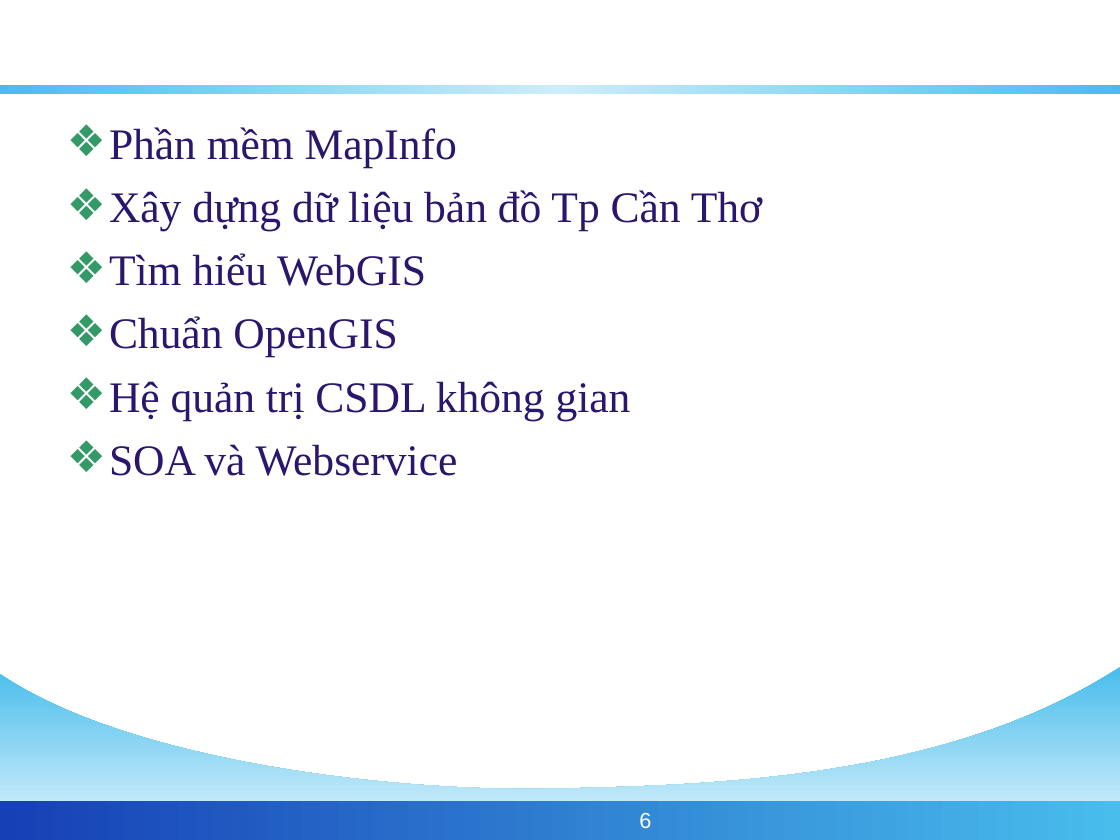
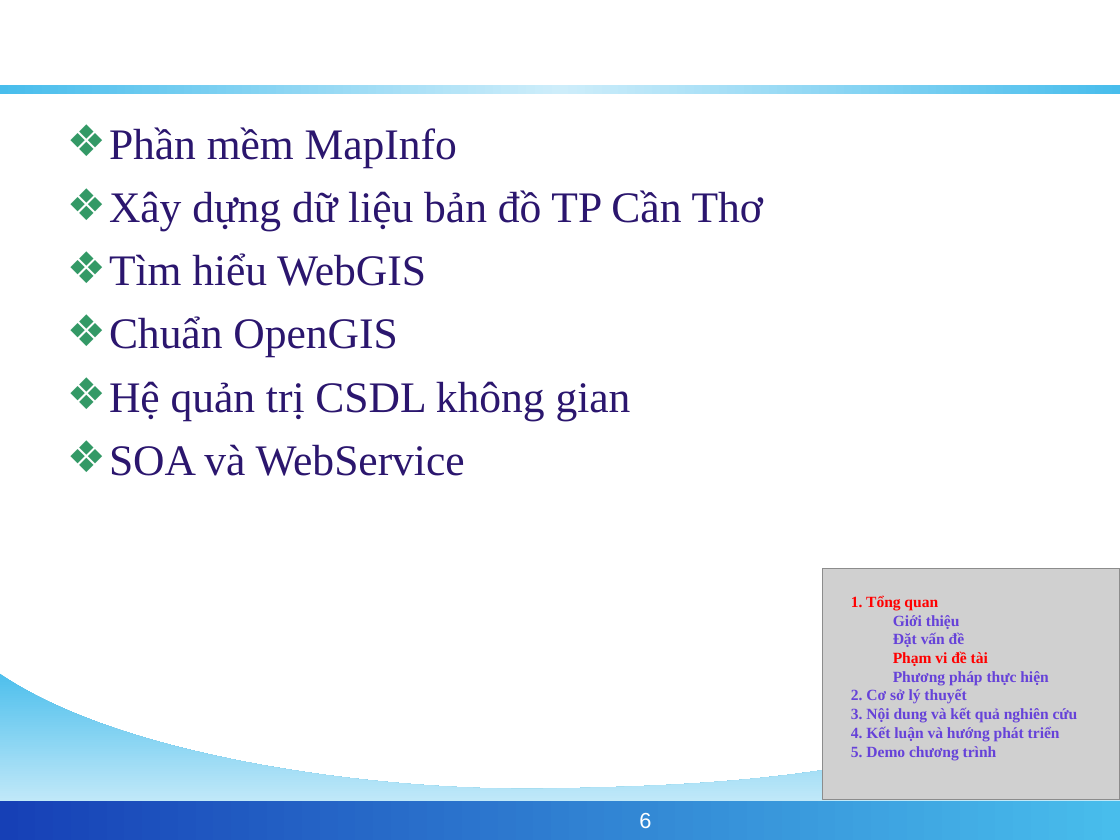
Before and after one commit to phamngsinh/cantho-webgis, a slide deck: slide 6 of Document/Bao Cao/BaoCaoLuanVan.ppt. Drawn at 1120x840 pixels with LibreOffice and Linux fonts; fonts in the diff are those of the drawing; grey boxes stand for pictures; background and template pictures are left out. Boxes give left, top, right and bottom in pixels: in the first picture for what was removed or moved away, otherwise in the second. Text is boxed around its words. In the diff, an @@ line names an element or a change of style, - is before the commit and + after.

```diff
--- a/Document/Bao Cao/BaoCaoLuanVan.ppt
+++ b/Document/Bao Cao/BaoCaoLuanVan.ppt
@@ text at [109,190,763,231]: text changed @@
-❖ Xây dựng dữ liệu bản đồ Tp Cần Thơ
+❖ Xây dựng dữ liệu bản đồ TP Cần Thơ
@@ text at [109,444,465,476]: text changed @@
-❖ SOA và Webservice
+❖ SOA và WebService
@@ picture added at [822,569,1120,800] @@
@@ text added at [851,595,1078,760], 10 pt, text #6642D9, bold @@
+1. Tổng quan
+Giới thiệu
+Đặt vấn đề
+Phạm vi đề tài
+Phương pháp thực hiện
+2. Cơ sở lý thuyết
+3. Nội dung và kết quả nghiên cứu
+4. Kết luận và hướng phát triển
+5. Demo chương trình
```
Also in this commit, not shown: 23 other slides changed, 1 slide added, 1 slide removed.
